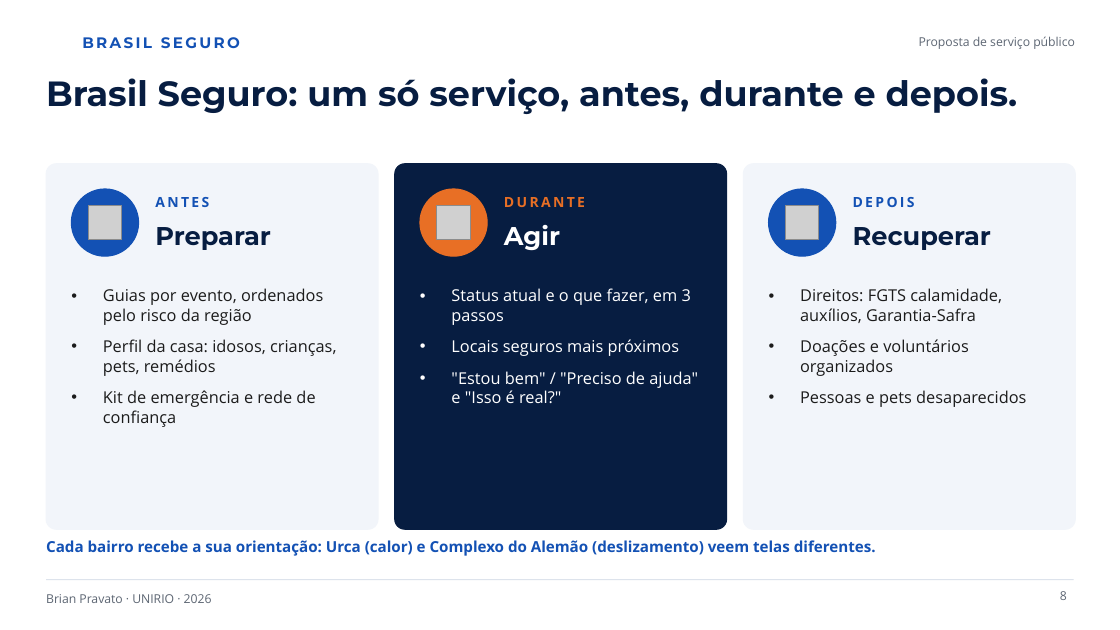
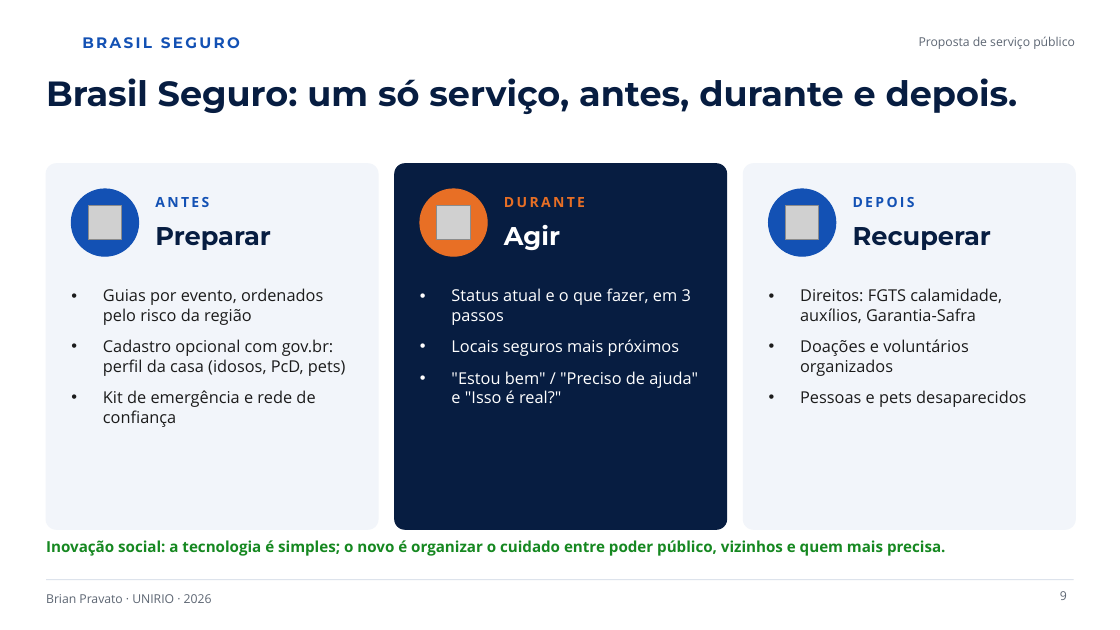
Before and after one commit to kbrianps/brasil-seguro, a slide deck: slide 9 of brasil-seguro.pptx (slide 8 before the commit). Drawn at 1120x630 pixels with LibreOffice and Linux fonts; fonts in the diff are those of the drawing; grey boxes stand for pictures; background and template pictures are left out. Boxes give left, top, right and bottom in pixels: in the first picture for what was removed or moved away, otherwise in the second. Text is boxed around its words. In the diff, an @@ line names an element or a change of style, - is before the commit and + after.

```diff
--- a/brasil-seguro.pptx
+++ b/brasil-seguro.pptx
@@ text at [103,339,346,376]: text changed @@
-• Perfil da casa: idosos, crianças, pets, remédios
+• Cadastro opcional com gov.br: perfil da casa (idosos, PcD, pets)
@@ text at [46,540,945,556]: text changed; text colour #1351B4 to #168821 @@
-Cada bairro recebe a sua orientação: Urca (calor) e Complexo do Alemão (deslizamento) veem telas diferentes.
+Inovação social: a tecnologia é simples; o novo é organizar o cuidado entre poder público, vizinhos e quem mais precisa.
@@ page number at [1060,591,1067,600]: text changed @@
-8
+9
```
Also in this commit, not shown: 7 other slides changed, 2 slides added, 3 other files.
